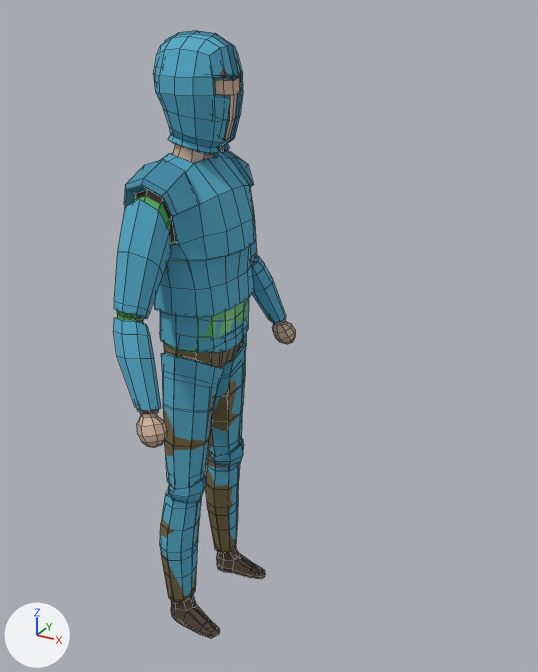
What one commit did to the FBX model Assets/Characters/LowPolyCharacter.fbx.
One viewpoint serves both versions: a 50 mm lens placed at (1.196, -1.765, 1.957), pointed at (0.193, 0.058, 1.045). Every picture has the same lights, and +X, +Y and +Z are marked at lower left. Mesh edges are drawn as thin lines. Where no turn or scale is listed for an object, it has been applied to the vertices. Vertices at the same position are counted once.

The first picture shows 'Boots', 'Character', 'Helmet', 'Pants', 'Platebody', 'Platelegs', 'Shirt'.
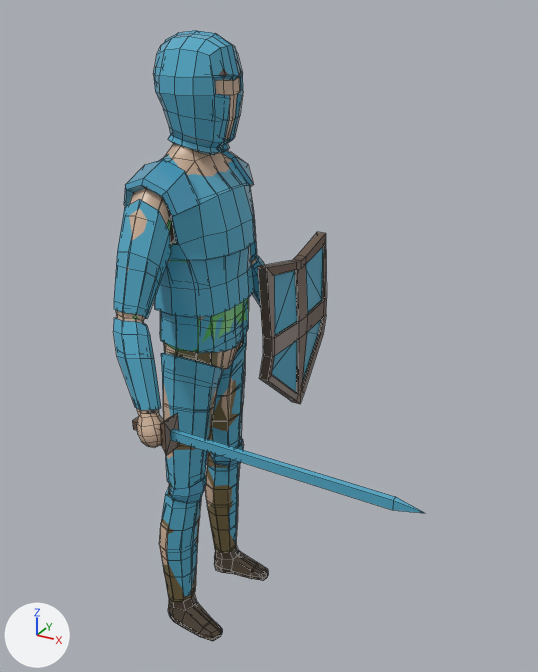
The newer file is also turned or shifted as a whole; pictures and numbers use the older file's frame.

What differs and where, as boxes (x1, y1, x2, y2) in the pictures (538 x 672 px; the box of a moved part takes in the faces that stretch with it):
'Platebody', surface changed, recoloured: (114, 147, 286, 414) in both
'Platelegs', surface changed: (160, 334, 246, 597) in both
'Kiteshield', added: after (258, 232, 327, 404)
    faces in mat_wood (brown #655040): (258, 232, 327, 404)
    faces in mat_metal (cyan #54aac8): (272, 247, 323, 392)
'Helmet', surface changed: (154, 30, 243, 155) in both
'Character', reshaped: before (137, 77, 295, 448); after (116, 77, 256, 579)
'Sword', added (cyan): after (132, 413, 424, 513)
    faces in mat_metal (cyan #54aac8): (170, 429, 424, 513)
    faces in mat_wood (brown #655040): (132, 413, 180, 456)
'Boots', reshaped (7% wider): before (171, 547, 265, 639); after (168, 545, 269, 641)
part 1 of me_cube_015, moved or reshaped: before (217, 547, 265, 579); after (214, 545, 269, 581)
part 2 of me_cube_015, moved or reshaped: before (171, 596, 220, 639); after (168, 594, 223, 641)
part 3 of me_cube_012, moved or reshaped: before (140, 145, 285, 418); after (116, 143, 256, 579)
part 4 of me_cube_018, recoloured: (124, 147, 254, 245) in both

Patch to the scene script:
```diff
--- a/Assets/Characters/LowPolyCharacter.fbx.py
+++ b/Assets/Characters/LowPolyCharacter.fbx.py
@@ mat_metal @@
 mat_metal.base_color = (0.088, 0.404, 0.581)  # cyan #54aac9
-mat_metal.roughness = 1.0
+mat_metal.roughness = 0.0
@@ me_cube_012 @@
-me_cube_012.from_pydata(...)  # 660 vertices, 658 faces; spans x -0.12..0.12, y -0.43..0.43, z 0.0..1.88
+me_cube_012.from_pydata(...)  # 660 vertices, 658 faces; spans x -0.14..0.13, y -0.43..0.43, z 0.0..1.88
+# me_cube_012 part 3: 451 of 660 vertices moved; they spanned x -0.12..0.1, y -0.36..0.36, z 0.0..1.58 and now span x -0.14..0.13, y -0.38..0.38, z 0.0..1.59; mean shift (0.0, 0.0, 0.0); largest move (-0.02, -0.24, 1.37) -> (-0.03, -0.19, 1.35)
 me_cube_012.materials.append(mat_skin)
@@ me_cube_015 @@
-me_cube_015.from_pydata(...)  # 98 vertices, 90 faces; spans x -0.08..0.121, y -0.192..0.192, z 0.001..0.096
+me_cube_015.from_pydata(...)  # 98 vertices, 90 faces; spans x -0.089..0.132, y -0.201..0.201, z 0.001..0.104
+# me_cube_015 part 1: 48 of 98 vertices moved; they spanned x -0.08..0.121, y 0.105..0.192, z 0.001..0.096 and now span x -0.089..0.132, y 0.096..0.201, z 0.001..0.104; mean shift (0.001, 0.0, 0.004); largest move (0.098, 0.18, 0.018) -> (0.107, 0.186, 0.024)
+# me_cube_015 part 2: 48 of 98 vertices moved; they spanned x -0.08..0.121, y -0.192..-0.105, z 0.001..0.096 and now span x -0.089..0.132, y -0.201..-0.096, z 0.001..0.104; mean shift (0.001, 0.0, 0.004); largest move (0.098, -0.18, 0.018) -> (0.107, -0.186, 0.024)
 me_cube_015.materials.append(mat_boots)
@@ me_cube_018 @@
 me_cube_018.from_pydata(...)  # 471 vertices, 436 faces; spans x -0.153..0.147, y -0.4..0.4, z 0.949..1.589
-me_cube_018.materials.append(mat_metal_001)  # cyan #54aac8
-me_cube_018.materials.append(mat_underarmour_001)  # brown #413830
-me_cube_018.materials.append(mat_dark_001)  # black #0f0d0c
+# me_cube_018 part 4: all 100 faces that had it switch from mat_metaldark_001 (cyan #4590ad) to mat_metaldark (cyan #4b9dbe)
+me_cube_018.materials.append(mat_metal)  # cyan #54aac8
+me_cube_018.materials.append(mat_underarmour)  # brown #413830
@@ ob_kiteshield @@
+ob_kiteshield = bpy.data.objects.new('Kiteshield', me_cube_008)  # 134 vertices, 136 faces; spans x -0.039..0.069, y -0.22..0.218, z -0.31..0.281; in mat_metal (cyan #54aac8), mat_wood (brown #655040)
+ob_kiteshield.location = (0.076, 0.396, 0.939)
@@ ob_sword @@
+ob_sword = bpy.data.objects.new('Sword', me_plane_001)  # 25 vertices, 25 faces; spans x -0.063..0.76, y -0.028..0.033, z -0.049..0.052; in mat_metal (cyan #54aac8), mat_wood (brown #655040)
+ob_sword.location = (0.079, -0.381, 0.913)
```
